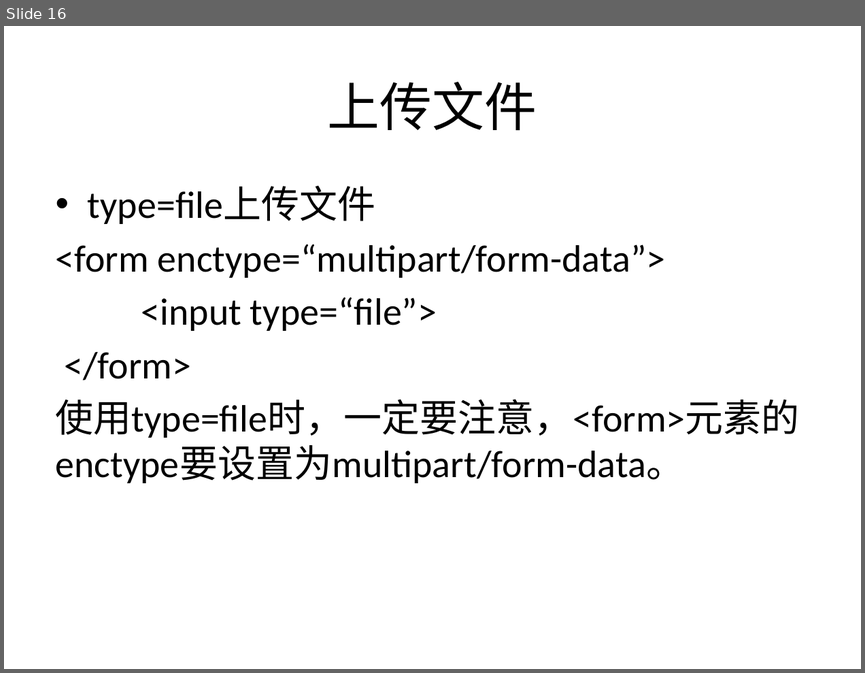
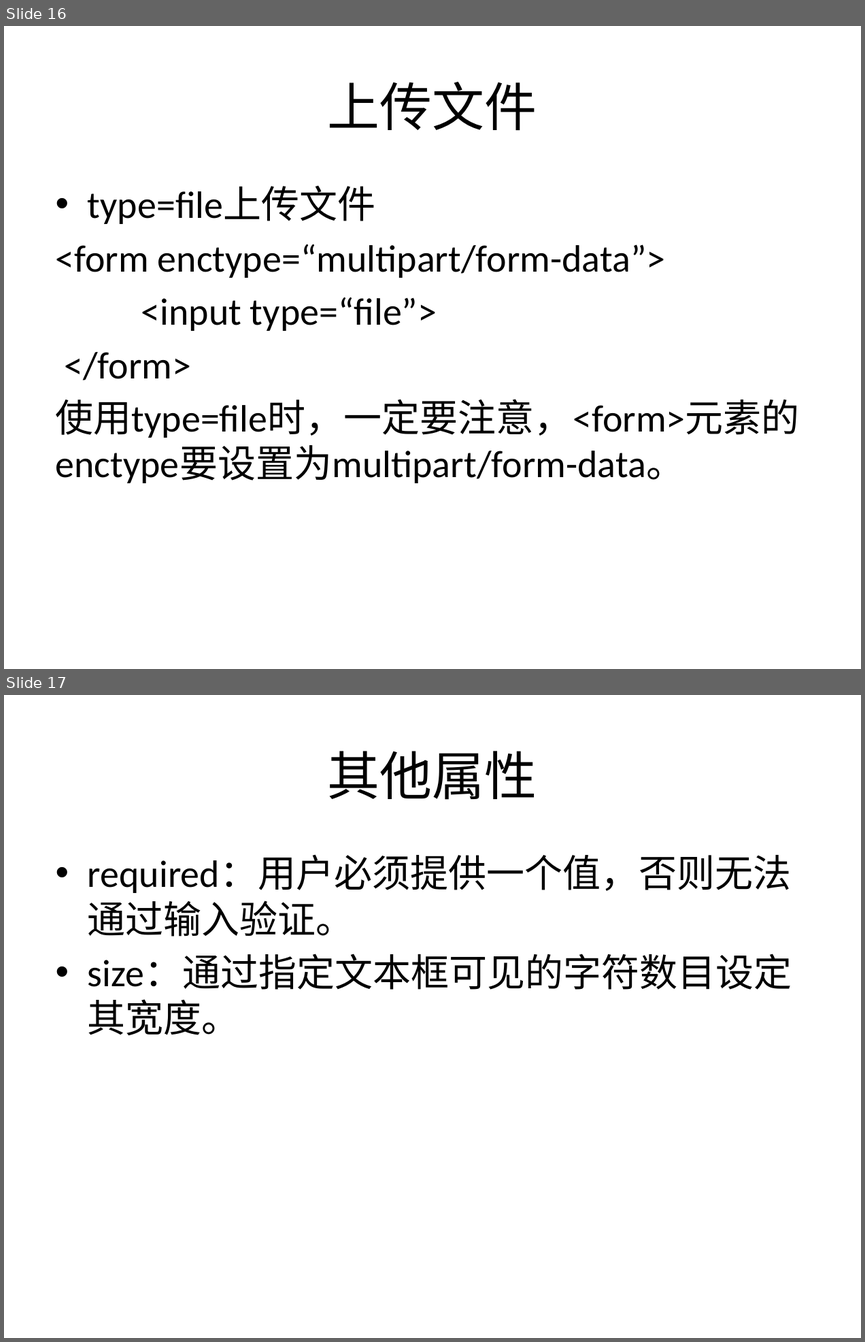
Before and after one commit to sans123wx/class, a slide deck: 网页设计与制作/课件/3/表单.pptx. Shown one above the other, each under a label of ours: slide 16 before the commit, slides 16 and 17 after it. The pictures are 865x673 and 865x1342 pixels, drawn with LibreOffice and Linux fonts; fonts in the diff are those of the drawing. Boxes give left, top, right and bottom in pixels: in the first picture for what was removed or moved away, otherwise in the second. Text is boxed around its words. In the diff, an @@ line names an element or a change of style, - is before the commit and + after.

```diff
--- a/网页设计与制作/课件/3/表单.pptx
+++ b/网页设计与制作/课件/3/表单.pptx
@@ slide 17 added at box(4, 695, 861, 1338), background #FFFFFF @@
@@ title added at box(328, 751, 537, 800), 44 pt, text #000000 @@
+其他属性
@@ text added at box(88, 855, 792, 1036), 32 pt, text #000000 @@
+• required：用户必须提供一个值，否则无法通过输入验证。
+• size：通过指定文本框可见的字符数目设定其宽度。
```
Also in this commit, not shown: 3 slides changed, 2 other slides added, 1 other file.
